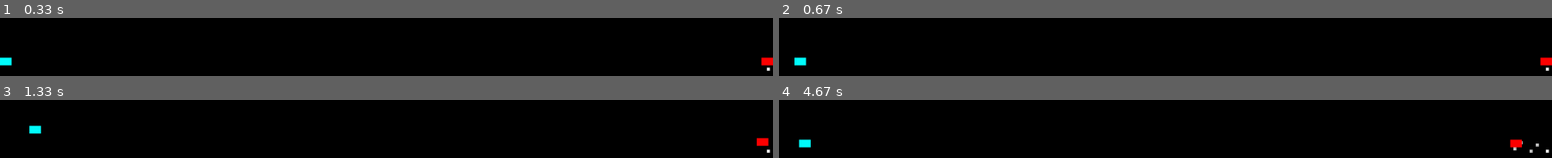
Above: before the commit, frames 1-4 (two rows, left to right).
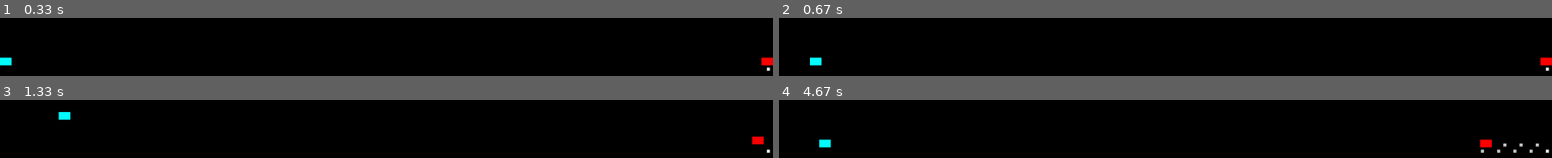
Above: after the commit, the same moments.

Repository: alexanderminkin2021/Labirint
Game: pygame game, started from Spites.py
Two runs of this game, one before a commit and one after it. Both use one fixed random seed, a clock stepped at 60 frames per second and the inputs below.
Inputs:
- Up to frame 1 (0.33 s): no input
- Up to frame 2 (0.67 s): hold D from 0.33 s (still down)
- Up to frame 3 (1.33 s): release D at 0.8 s; hold W 0.83-1.13 s; tap J at 0.9, 1.23 s; tap I at 0.98 s; hold D from 1.17 s (still down); tap K at 1.32 s
- Up to frame 4 (4.67 s): tap J at 1.53, 1.73, 2.03, 2.3, 2.63, 2.93, 3.07, 3.47, 3.77, 4.13, 4.53 s; release D at 1.63 s; hold A 1.67-2.2 s; hold S 2.23-2.53 s; tap I at 2.38, 3.55 s; hold A 2.57-2.97 s; tap K at 2.72, 4.22 s; hold W 3-3.37 s; hold D 3.4-4.03 s; hold S 4.07-4.43 s; hold A from 4.47 s (still down)

Frame 1 is identical in both runs. In frame 2, 0.5% of the frame differs, in the area x 2-6%, y 67-83%; in frame 3, 0.7%; in frame 4, 1.1%, in the area x 2-97%, y 67-92%.

Commit message:
add new data

Diff:
--- a/Spites.py
+++ b/Spites.py
@@ -3,7 +3,7 @@
 
 p1_movement = 0
 p2_movement = 0
-
+FPS=120
 pygame.init()
 
 BLACK = (0, 0, 0)
@@ -17,7 +17,7 @@
 pygame.display.set_caption("Tron")
 screen = pygame.display.set_mode((1000, 1000))
 clock = pygame.time.Clock()
-clock.tick(60)
+clock.tick(FPS)
 screen.fill((0, 0, 0))
 
 
@@ -126,5 +126,6 @@
     screen.blit(player.surf, player.rect)
     screen.blit(playertwo.surf, playertwo.rect)
     pygame.display.flip()
+    clock.tick(FPS)
 
 pygame.quit()
Binary file added: Folder/bg_start.jpg
Binary file added: Folder/bg_start.png
Not shown, added: Sounds/AllBeGood.mp3
Not shown, added: Sounds/BayBay.mp3
Not shown, added: Sounds/GoodBoy.mp3
Not shown, added: Sounds/HandOnStart.mp3
Not shown, added: Sounds/HandsOnStart.mp3
Not shown, added: Sounds/Hard.mp3
Not shown, added: Sounds/Hello.mp3
Not shown, added: Sounds/LetIsGame.mp3
Not shown, added: Sounds/Light.mp3
Not shown, added: Sounds/Middle.mp3
(and 5 more such lines)
